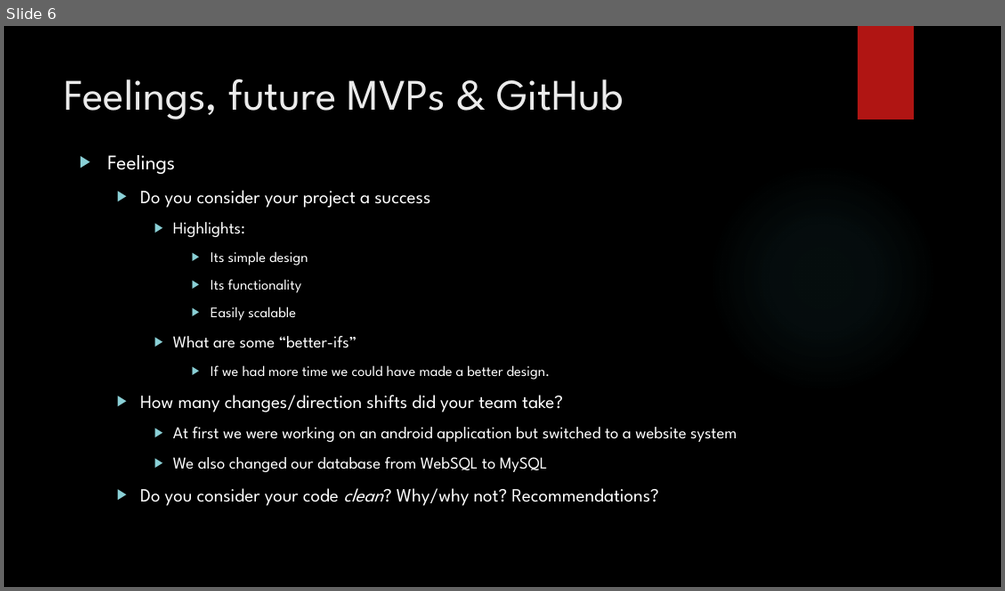
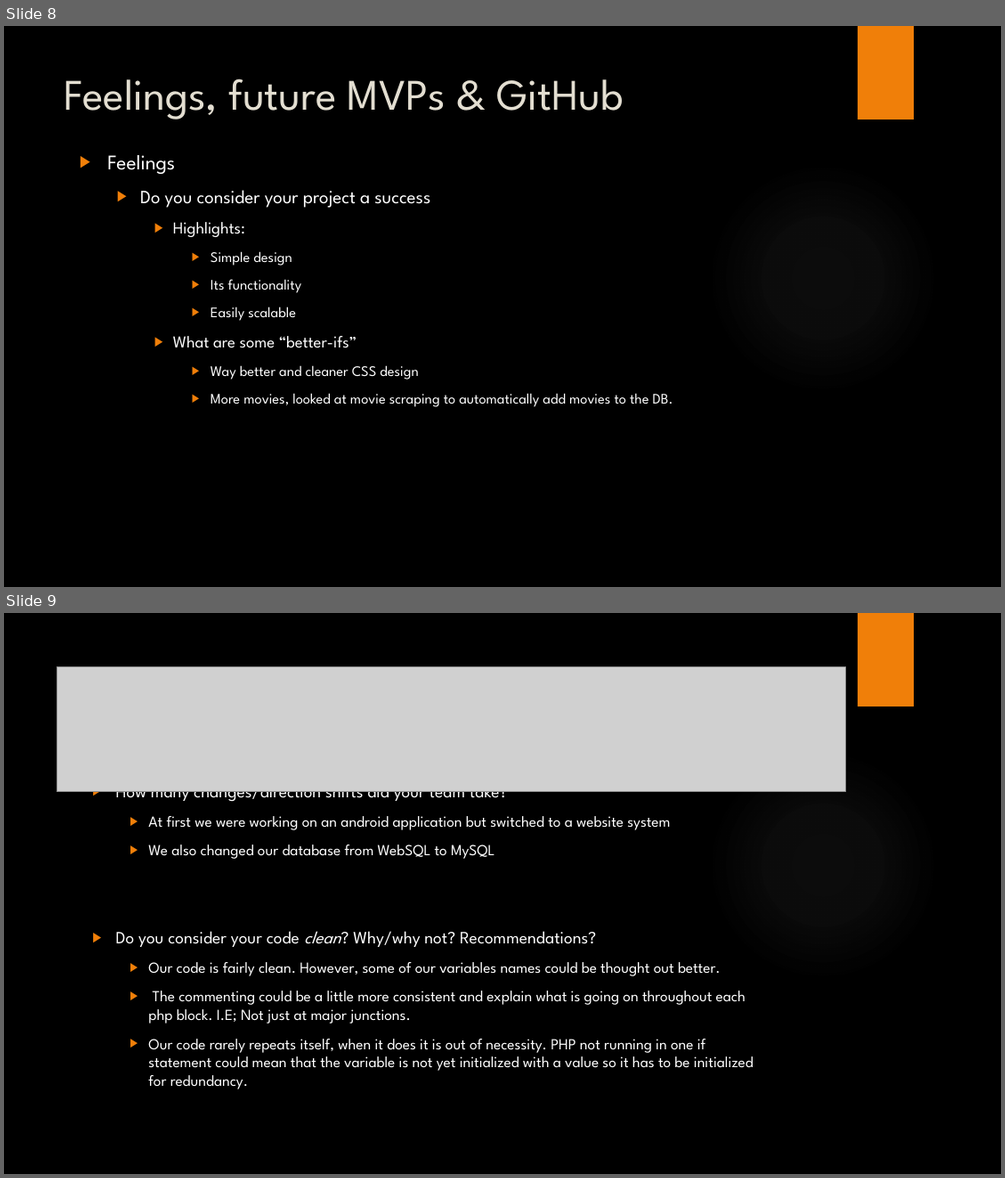
Before and after one commit to alpacamusical/Project-ENSE-374, a slide deck: Documentation/Milestone 4.pptx. Shown one above the other, each under a label of ours: slide 6 before the commit, slides 8 and 9 after it. The pictures are 1005x591 and 1005x1178 pixels, drawn with LibreOffice and Linux fonts; fonts in the diff are those of the drawing; grey boxes stand for pictures; background and template pictures are left out. Boxes give left, top, right and bottom in pixels: in the first picture for what was removed or moved away, otherwise in the second. Text is boxed around its words. In the diff, an @@ line names an element or a change of style, - is before the commit and + after.

```diff
--- a/Documentation/Milestone 4.pptx
+++ b/Documentation/Milestone 4.pptx
@@ slide 9 added at [4, 613, 1001, 1174], background picture (left out); not listed: 2 template elements that a slide beside it also shows @@
@@ picture added at [57, 666, 846, 792] @@
@@ text added at [116, 791, 753, 1089], 14.8 pt, text #FFFFFF @@
+  ▶ How many changes/direction shifts did your team take?
+    ▶ At first we were working on an android application but switched to a website system
+    ▶ We also changed our database from WebSQL to MySQL
+  ▶ Do you consider your code clean? Why/why not? Recommendations?
+    ▶ Our code is fairly clean. However, some of our variables names could be thought out better.
+    ▶ The commenting could be a little more consistent and explain what is going on throughout each php block. I.E; Not just at major junctions.
+    ▶ Our code rarely repeats itself, when it does it is out of necessity. PHP not running in one if statement could mean that the variable is not yet initialized with a value so it has to be initialized for redundancy.
@@ what was slide 6 is now slide 8 @@
@@ slide 8 changed as well @@
@@ rectangle at [858, 26, 914, 119]: fill #B01513 to #F07F09 @@
@@ title "Feelings, future MVPs & GitHub" at [65, 79, 623, 119]: text colour #EBEBEB to #E3DED1 @@
@@ text at [107, 155, 430, 348]: bullet colour #8AD0D6 to #F07F09 @@
@@ text at [210, 251, 291, 265]: text changed @@
-      ▶ Its simple design
+      ▶ Simple design
@@ text at [210, 365, 673, 407]: text changed; size 16 to 14 pt @@
-      ▶ If we had more time we could have made a better design.
-  ▶ How many changes/direction shifts did your team take?
-    ▶ At first we were working on an android application but switched to a website system
-    ▶ We also changed our database from WebSQL to MySQL
-  ▶ Do you consider your code clean? Why/why not? Recommendations?
+      ▶ Way better and cleaner CSS design
+      ▶ More movies, looked at movie scraping to automatically add movies to the DB.
```
Also in this commit, not shown: 7 other slides changed, 2 other slides added.
